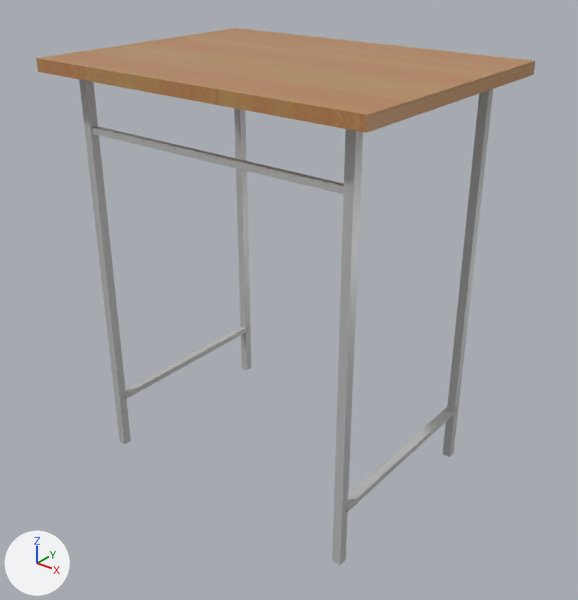
Before and after pictures for a commit that changed the glTF model models/gltf/2.0/SchoolDesk/glTF-Binary/SchoolDesk.glb.
The view is the same before and after, from a 50 mm lens placed at (15.64, -19.3, 18.21), pointed at (0.35, -0.18, 6.35). Lighting does not change. The marker at lower left points along +X, +Y and +Z. Vertices at the same position are counted once.

Objects in the first picture: 'desk_bar_bottom_1to2', 'desk_bar_bottom_3to4', 'desk_bar_top_1to3', 'desk_leg1', 'desk_leg2', 'desk_leg3', 'desk_leg4', 'desk_top'.
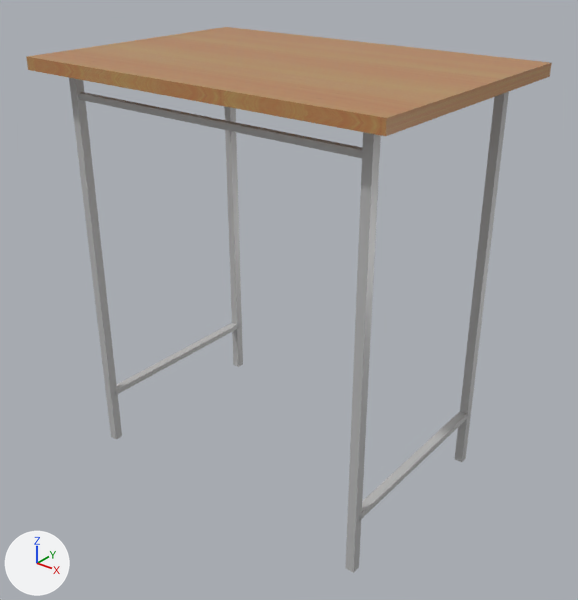
Location of each change, (x1, y1, x2, y2) in pixels of the pictures (578 x 600 px):
```json
{"object": "desk_top", "change": "reshaped", "before": [36, 28, 535, 133], "after": [26, 27, 552, 136]}
{"object": "desk_leg2", "change": "moved", "before": [332, 129, 363, 565], "after": [345, 132, 381, 573]}
{"object": "desk_leg1", "change": "moved", "before": [443, 89, 493, 457], "after": [455, 92, 509, 462]}
{"object": "desk_leg4", "change": "moved", "before": [79, 80, 131, 444], "after": [69, 78, 122, 439]}
{"object": "desk_bar_top_1to3", "change": "moved", "before": [92, 126, 344, 194], "after": [78, 92, 362, 158]}
{"object": "desk_leg3", "change": "moved", "before": [234, 108, 251, 370], "after": [224, 106, 243, 367]}
{"object": "desk_bar_bottom_1to2", "change": "moved", "before": [345, 407, 457, 513], "after": [359, 412, 469, 521]}
{"object": "desk_bar_bottom_3to4", "change": "moved", "before": [123, 326, 248, 400], "after": [114, 323, 240, 396]}
```

Edits to the scene script, one JSON object a line:
```json
{"block": "me_mesh_1", "where": "me_mesh_1.from_pydata(...)  # 8 vertices, 12 faces; spans x -6.0..6.0, y -4.5..4.5, z -0.2..0.2"}
{"block": "me_mesh_1", "where": "# used by ob_desk_top; parent = ob_desk; location = (0.0, 0.0, 0.0)"}
{"block": "me_mesh_1", "where": "# before: 0 (6.0, -4.5, -0.2) at pixel (37, 71), 1 (-6.0, -4.5, -0.2) at pixel (366, 132), 2 (-6.0, -4.5, 0.2) at pixel (367, 114), 3 (6.0, -4.5, 0.2) at pixel (36, 58), 4 (6.0, 4.5, 0.2) at pixel (235, 28)"}
{"block": "me_mesh_1", "where": "# before: 5 (-6.0, 4.5, 0.2) at pixel (535, 60), 6 (-6.0, 4.5, -0.2) at pixel (533, 74), 7 (6.0, 4.5, -0.2)"}
{"block": "me_mesh_1", "change": "me_mesh_1 part 1"}
{"op": "add", "block": "me_mesh_1", "code": "for i in [1, 2, 5, 6]: me_mesh_1.vertices[i].co += Vector((-0.5, 0.0, 0.0))"}
{"op": "add", "block": "me_mesh_1", "code": "for i in [0, 3, 4, 7]: me_mesh_1.vertices[i].co += Vector((0.5, 0.0, 0.0))"}
{"op": "set", "path": "ob_desk_leg1.location", "old": "(-5.0, 3.5, -7.0)", "new": "(-5.5, 3.5, -7.0)"}
{"op": "set", "path": "ob_desk_leg2.location", "old": "(-5.0, -3.5, -7.0)", "new": "(-5.5, -3.5, -7.0)"}
{"op": "set", "path": "ob_desk_leg3.location", "old": "(5.0, 3.5, -7.0)", "new": "(5.5, 3.5, -7.0)"}
{"op": "set", "path": "ob_desk_leg4.location", "old": "(5.0, -3.5, -7.0)", "new": "(5.5, -3.5, -7.0)"}
{"op": "set", "path": "ob_desk_bar_bottom_1to2.location", "old": "(5.0, 0.0, 2.0)", "new": "(5.5, 0.0, 2.0)"}
{"op": "set", "path": "ob_desk_bar_bottom_3to4.location", "old": "(-5.0, 0.0, 2.0)", "new": "(-5.5, 0.0, 2.0)"}
{"op": "set", "path": "ob_desk_bar_top_1to3.location", "old": "(0.0, -3.5, 12.0)", "new": "(0.0, -3.5, 13.0)"}
```
